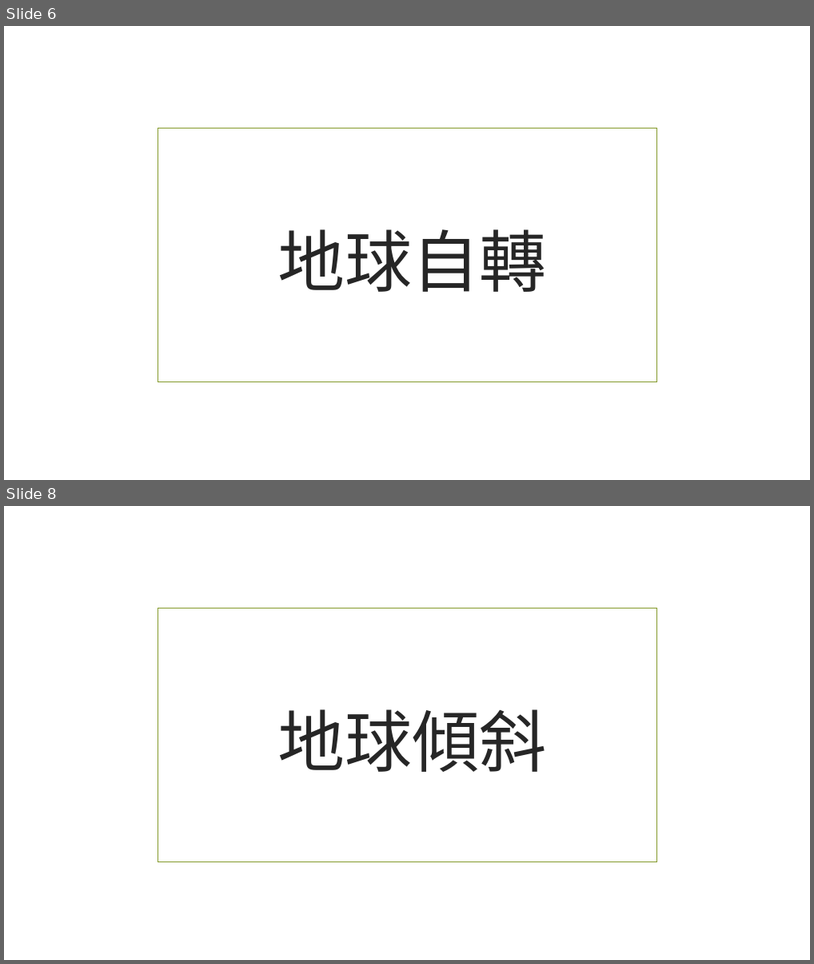
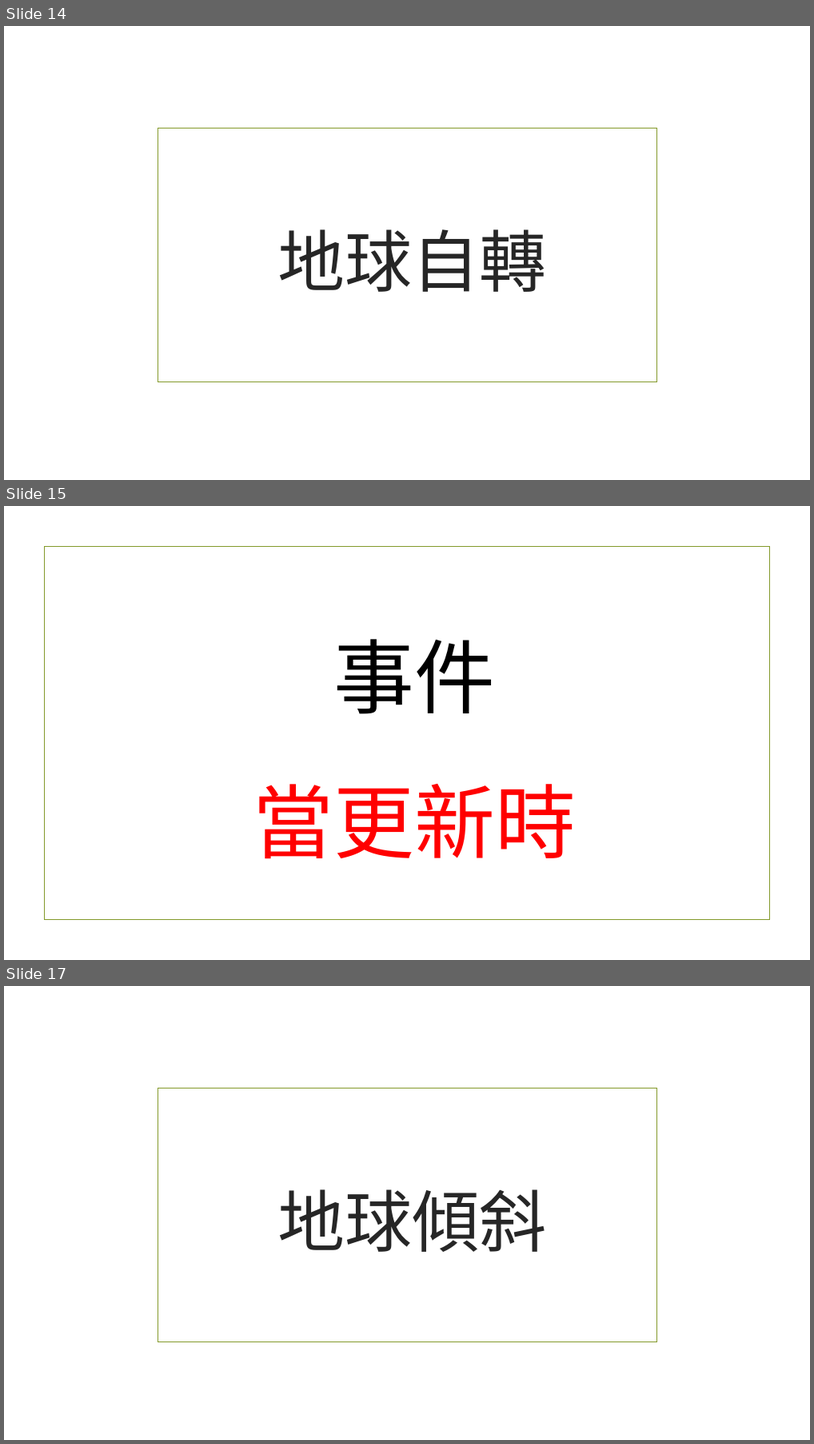
Before and after one commit to beardad1975/py4t, a slide deck: 課程資料/3D空間大探索/02轉動地球.pptx. Shown one above the other, each under a label of ours: slides 6 and 8 before the commit, slides 14, 15 and 17 after it; the slides between them are not shown. The pictures are 814x964 and 814x1444 pixels, drawn with LibreOffice and Linux fonts; fonts in the diff are those of the drawing; background and template pictures are left out. Boxes give left, top, right and bottom in pixels: in the first picture for what was removed or moved away, otherwise in the second. Text is boxed around its words. In the diff, an @@ line names an element or a change of style, - is before the commit and + after.

```diff
--- a/課程資料/3D空間大探索/02轉動地球.pptx
+++ b/課程資料/3D空間大探索/02轉動地球.pptx
@@ slide 15 added at [4,506,810,960], background picture (left out) @@
@@ rectangle added at [44,547,770,920], outline #83992A 1.25 pt @@
@@ title added at [254,639,576,859], 96 pt, text #FF0000 @@
+事件
+當更新時
@@ what was slide 6 is now slide 14 @@
@@ what was slide 8 is now slide 17 @@
```
Also in this commit, not shown: 5 slides changed, 10 other slides added, 7 slides removed, 17 other files.
